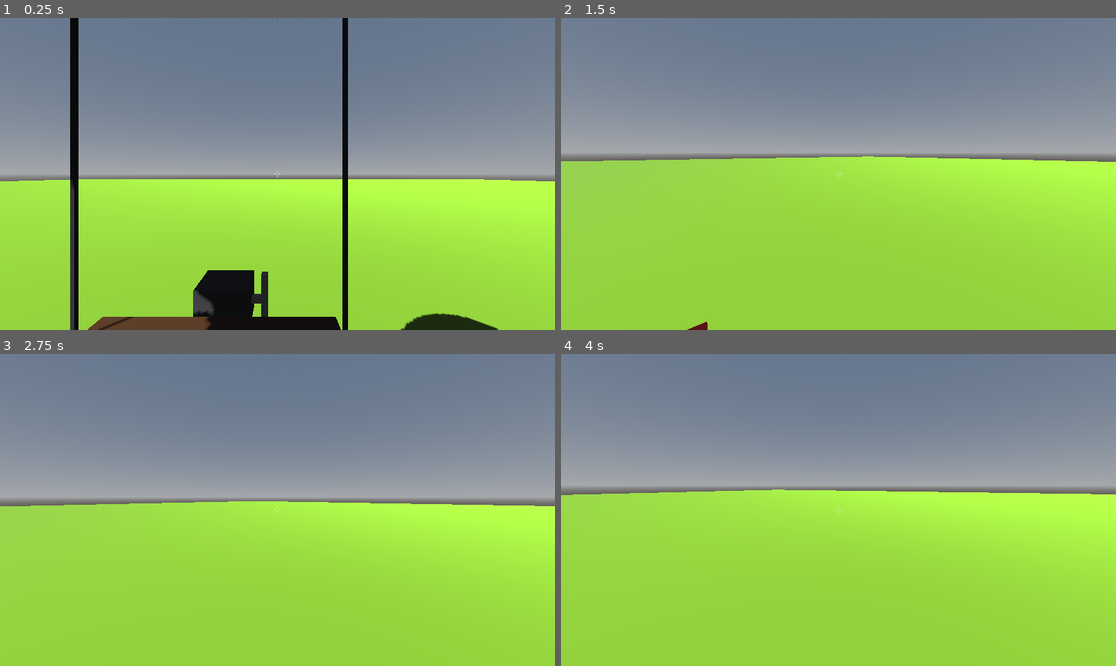
Above: before the commit, frames 1-4 (two rows, left to right).
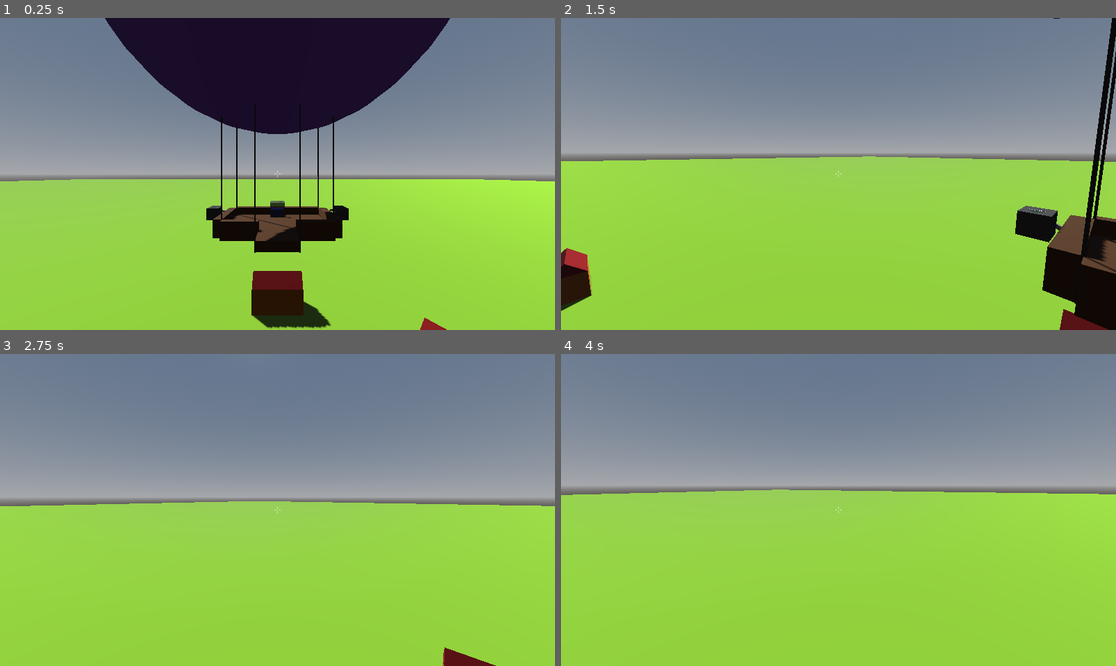
Above: after the commit, the same moments.

Repository: jmdejong/airships
Game: Godot game, scene res://scenes/world.tscn
The game is run twice, just before and just after one commit, with the same random seed, the same clock (stepped at 60 frames per second) and the same inputs.
Inputs (mouse positions are in pixels of both pictures, inside the frame that each line leads up to):
- Up to frame 1 (0.25 s): no input
- Up to frame 2 (1.5 s): move the mouse to (960, 158) at 0.52 s; hold D (right) 0.53-1.28 s; click (960, 158) at 0.6 s; move the mouse to (810, 174) at 1.27 s; hold W (forwards) from 1.28 s (still down); tap Shift (sprint) at 1.35 s
- Up to frame 3 (2.75 s): keep holding W (forwards); move the mouse to (288, 503) at 2.02 s; tap G (toggle_gravity) at 2.1 s
- Up to frame 4 (4 s): keep holding W (forwards); move the mouse to (832, 516) at 2.77 s; click (832, 516) at 2.85 s; tap Enter at 3.5 s; move the mouse to (877, 513) at 3.52 s; hold Shift (sprint) from 3.53 s (still down)

The runs differ from the first frame. In frame 1, 33% of the frame differs, in the area x 0-90%, y 0-100%; in frame 2, 11%; in frame 3, 6.2%; in frame 4, 6.3%.

Commit message:
better physics

Diff:
--- a/code/airship.gd
+++ b/code/airship.gd
@@ -1,24 +1,65 @@
-extends Node3D
+extends RigidBody3D
 
 const BASE_AIR_DENSITY := 1.2
-var velocity := Vector3(0,0,0)
+#var velocity := Vector3(0,0,0)
 var wait_time := 0.0
+var displaced_volume: float
+var center_of_volume: Vector3
+
+func _ready() -> void:
+	for component in $Components.get_children():
+		for c in component.get_children():
+			if c is CollisionShape3D:
+				component.remove_child(c)
+				c.transform = component.transform * c.transform
+				add_child(c)
+	calculate_components()
+
+func calculate_components() -> void:
+	var mass: float = 0
+	var displaced_volume: float = 0
+	var center_of_mass: Vector3 = Vector3(0, 0, 0)
+	var center_of_volume: Vector3 = Vector3(0, 0, 0)
+	for component in $Components.get_children():
+		var m: float = component.mass()
+		var v: float = component.displaced_volume()
+		assert(m > 0)
+		assert(v > 0)
+		mass += m
+		displaced_volume += v
+		var center: Vector3 = (component.transform * component.get_node("CenterOfMass").position)
+		center_of_mass += center * m
+		center_of_volume += center * v
+	center_of_mass /= mass
+	center_of_volume /= displaced_volume
+	self.center_of_volume = center_of_volume
+	self.center_of_mass = center_of_mass
+	self.mass = mass
+	self.displaced_volume = displaced_volume
+	$CenterOfMassMarker.position = center_of_mass
+	$CenterOfVolumeMarker.position = center_of_volume
 
 func _physics_process(delta: float) -> void:
-	var mass: float = 0
-	var displaced_volume: float = 0
-	for component in $Components.get_children():
-		mass += component.mass()
-		displaced_volume += component.displaced_volume()
+	calculate_components()
 	var displaced_air_mass := displaced_volume * air_density()
 	var weight := mass - displaced_air_mass
+	apply_force(-displaced_air_mass * gravity_vec(), to_global(center_of_volume) - global_position)
 	if wait_time < 0:
 		prints(displaced_volume, mass, displaced_air_mass, weight)
 		wait_time = 5.0
 	else:
 		wait_time -= delta
-	velocity.y = -weight / mass
-	position += velocity * delta
+	for component in $Components.get_children():
+		if component.has_method("force"):
+			#prints("force", component.force())
+			apply_force(component.force(), component.get_node("CenterOfMass").global_position - global_position)
+	#velocity.y = -weight /total_mass * 10
+	#position += velocity * delta
+
+func gravity_vec() -> Vector3:
+	var space := get_viewport().find_world_3d().space
+	return PhysicsServer3D.area_get_param(space, PhysicsServer3D.AREA_PARAM_GRAVITY) \
+	 * PhysicsServer3D.area_get_param(space, PhysicsServer3D.AREA_PARAM_GRAVITY_VECTOR)
 
 func air_density() -> float:
 	return BASE_AIR_DENSITY / (1 + 0.1 * position.y)
--- a/code/anim/rotor.gd
+++ b/code/anim/rotor.gd
@@ -1,7 +1,8 @@
 extends Node3D
 
-var rpm: float = 60
-@onready var rot_speed: float = 60 / rpm * PI * 2.0
+var rps: float = 1
+#@onready var rot_speed: float = 1 / rps * PI * 2.0
 
 func _process(delta: float) -> void:
-	$Propellor.rotate_x(delta * rot_speed)
+	if rps > 0:
+		$Propellor.rotate_x(delta * rps * PI * 2.0)
--- a/code/components/ballast.gd
+++ b/code/components/ballast.gd
@@ -1,10 +1,11 @@
-extends StaticBody3D
+extends Node3D
 
 var total_mass: float = 1000
 var filling: float :
 	set(value):
 		filling = value
 		$Water.scale.y = filling
+		%StatusPanel.text = "%4.1f kg\n%3d%%" % [mass(), int(filling * 100)]
 
 var step: float = 0.1
 
@@ -12,7 +13,7 @@
 	filling = 0.5
 
 func mass() -> float:
-	return total_mass * filling
+	return total_mass * filling + 0.1
 
 func displaced_volume() -> float:
 	return 1.0
--- a/code/components/engine.gd
+++ b/code/components/engine.gd
@@ -1,8 +1,29 @@
-extends Node
+extends Node3D
 
+var power: float:
+	set(value):
+		power = value
+		$StatusPanel.text = "%2.0f N" % power
+		$Rotor.rps = power / 500 + 0.05
+var step: float = 200
+var max_power: float = 2000
+
+func _ready() -> void:
+	power = 1000
 
 func mass() -> float:
 	return 100.0
 
 func displaced_volume() -> float:
 	return 0.25
+
+func force() -> Vector3:
+	return (global_position - $Rotor.global_position).normalized() * power
+
+
+func _on_less_pressed() -> void:
+	power = max(power - step, 0)
+
+
+func _on_more_pressed() -> void:
+	power = min(power + step, max_power)
--- a/scenes/Button3d.tscn
+++ b/scenes/Button3d.tscn
@@ -1,3 +1,14 @@
-[gd_scene format=3 uid="uid://4ev7n8xin8g8"]
+[gd_scene load_steps=3 format=3 uid="uid://4ev7n8xin8g8"]
 
-[node name="Button3d" type="Node2D"]
+[ext_resource type="Script" uid="uid://cuiyitoas3wtg" path="res://code/button3d.gd" id="1_1l3cu"]
+
+[sub_resource type="BoxShape3D" id="BoxShape3D_173dd"]
+size = Vector3(0.4, 0.4, 0.4)
+
+[node name="Button3d" type="Area3D"]
+collision_layer = 128
+collision_mask = 0
+script = ExtResource("1_1l3cu")
+
+[node name="CollisionShape3D" type="CollisionShape3D" parent="."]
+shape = SubResource("BoxShape3D_173dd")
--- a/scenes/airship.tscn
+++ b/scenes/airship.tscn
@@ -8,7 +8,15 @@
 [ext_resource type="PackedScene" uid="uid://bnh82toixngca" path="res://scenes/components/cable.tscn" id="5_kamen"]
 [ext_resource type="PackedScene" uid="uid://y3r5symbcup6" path="res://scenes/components/ballast.tscn" id="7_gy0ok"]
 
-[node name="Airship" type="Node3D"]
+[sub_resource type="CylinderMesh" id="CylinderMesh_gy0ok"]
+
+[sub_resource type="PrismMesh" id="PrismMesh_iu160"]
+
+[node name="Airship" type="RigidBody3D"]
+mass = 0.001
+center_of_mass_mode = 1
+linear_damp = 5.0
+angular_damp = 10.0
 script = ExtResource("1_81adk")
 
 [node name="Components" type="Node3D" parent="."]
@@ -64,10 +72,10 @@
 transform = Transform3D(1.31134e-07, 0, -1, 0, 1, 0, 1, 0, 1.31134e-07, 0, 0, 3)
 
 [node name="EngineHor" parent="Components" instance=ExtResource("4_lht5w")]
-transform = Transform3D(1, 0, 0, 0, 1, 0, 0, 0, 1, -1, 1, -4)
+transform = Transform3D(-1, 0, -8.74228e-08, 0, 1, 0, 8.74228e-08, 0, -1, -1, 1, -4)
 
 [node name="EngineHor2" parent="Components" instance=ExtResource("4_lht5w")]
-transform = Transform3D(1, 0, 0, 0, 1, 0, 0, 0, 1, -1, 1, 4)
+transform = Transform3D(-1, 0, -8.74228e-08, 0, 1, 0, 8.74228e-08, 0, -1, -1, 1, 4)
 
 [node name="Cable" parent="Components" instance=ExtResource("5_kamen")]
 transform = Transform3D(1, 0, 0, 0, 1, 0, 0, 0, 1, 3, 0, -1)
@@ -89,3 +97,11 @@
 
 [node name="Ballast" parent="Components" instance=ExtResource("7_gy0ok")]
 transform = Transform3D(-4.37114e-08, 0, 1, 0, 1, 0, -1, 0, -4.37114e-08, -2.5, 0.5, 0)
+
+[node name="CenterOfMassMarker" type="MeshInstance3D" parent="."]
+visible = false
+mesh = SubResource("CylinderMesh_gy0ok")
+
+[node name="CenterOfVolumeMarker" type="MeshInstance3D" parent="."]
+visible = false
+mesh = SubResource("PrismMesh_iu160")
--- a/scenes/components/ballast.tscn
+++ b/scenes/components/ballast.tscn
@@ -1,9 +1,9 @@
-[gd_scene load_steps=14 format=3 uid="uid://y3r5symbcup6"]
+[gd_scene load_steps=13 format=3 uid="uid://y3r5symbcup6"]
 
 [ext_resource type="Script" uid="uid://twbm7s4dogih" path="res://code/components/ballast.gd" id="1_ega2e"]
-[ext_resource type="Script" uid="uid://cuiyitoas3wtg" path="res://code/button3d.gd" id="2_k8sc4"]
 [ext_resource type="Texture2D" uid="uid://carh7wcvr4a6b" path="res://textures/less.png" id="2_ugx7q"]
 [ext_resource type="Texture2D" uid="uid://rsylrmgcr5lb" path="res://textures/more.png" id="3_2skdb"]
+[ext_resource type="PackedScene" uid="uid://4ev7n8xin8g8" path="res://scenes/Button3d.tscn" id="3_rkelu"]
 
 [sub_resource type="BoxShape3D" id="BoxShape3D_xlykn"]
 
@@ -19,11 +19,9 @@
 [sub_resource type="StandardMaterial3D" id="StandardMaterial3D_xlykn"]
 albedo_color = Color(0, 0, 1, 1)
 
-[sub_resource type="BoxShape3D" id="BoxShape3D_ega2e"]
-size = Vector3(0.4, 0.4, 0.4)
-
 [sub_resource type="QuadMesh" id="QuadMesh_ugx7q"]
 size = Vector2(0.25, 0.25)
+center_offset = Vector3(0, 0.01, 0)
 orientation = 1
 
 [sub_resource type="StandardMaterial3D" id="StandardMaterial3D_ugx7q"]
@@ -59,35 +57,37 @@
 skeleton = NodePath("../..")
 surface_material_override/0 = SubResource("StandardMaterial3D_xlykn")
 
-[node name="Less" type="Area3D" parent="."]
-transform = Transform3D(1, 0, 0, 0, 1, 0, 0, 0, 1, -0.25, 1, 0)
-collision_layer = 128
-collision_mask = 0
-script = ExtResource("2_k8sc4")
-description = "decrease  ballast"
-
-[node name="CollisionShape3D" type="CollisionShape3D" parent="Less"]
-shape = SubResource("BoxShape3D_ega2e")
+[node name="Less" parent="." instance=ExtResource("3_rkelu")]
+transform = Transform3D(1, 0, 0, 0, 1, 0, 0, 0, 1, -0.25, 1, 0.125)
+description = "Decrease ballast"
 
 [node name="MeshInstance3D" type="MeshInstance3D" parent="Less"]
 transform = Transform3D(1, 0, 0, 0, 1, 0, 0, 0, 1, 0, 0.01, 0)
 mesh = SubResource("QuadMesh_ugx7q")
+skeleton = NodePath("")
 surface_material_override/0 = SubResource("StandardMaterial3D_ugx7q")
 
-[node name="More" type="Area3D" parent="."]
-transform = Transform3D(1, 0, 0, 0, 1, 0, 0, 0, 1, 0.25, 1, 0)
-collision_layer = 128
-collision_mask = 0
-script = ExtResource("2_k8sc4")
-description = "increase ballast"
-
-[node name="CollisionShape3D" type="CollisionShape3D" parent="More"]
-shape = SubResource("BoxShape3D_ega2e")
+[node name="More" parent="." instance=ExtResource("3_rkelu")]
+transform = Transform3D(1, 0, 0, 0, 1, 0, 0, 0, 1, 0.25, 1, 0.125)
+description = "Increase ballast"
 
 [node name="MeshInstance3D" type="MeshInstance3D" parent="More"]
 transform = Transform3D(1, 0, 0, 0, 1, 0, 0, 0, 1, 0, 0.01, 0)
 mesh = SubResource("QuadMesh_ugx7q")
+skeleton = NodePath("")
 surface_material_override/0 = SubResource("StandardMaterial3D_k8sc4")
+
+[node name="StatusPanel" type="Label3D" parent="."]
+unique_name_in_owner = true
+transform = Transform3D(1, 0, 0, 0, -4.37114e-08, 1, 0, -1, -4.37114e-08, 0, 1, -0.125)
+text = "ballast tank
+%
+"
+font_size = 24
+outline_size = 7
+
+[node name="CenterOfMass" type="Node3D" parent="."]
+transform = Transform3D(1, 0, 0, 0, -4.37114e-08, 1, 0, -1, -4.37114e-08, 0, 0.5, 0)
 
 [connection signal="pressed" from="Less" to="." method="_on_less_pressed"]
 [connection signal="pressed" from="More" to="." method="_on_more_pressed"]
--- a/scenes/components/balloon.tscn
+++ b/scenes/components/balloon.tscn
@@ -25,3 +25,6 @@
 transform = Transform3D(1, 0, 0, 0, 1, 0, 0, 0, 1, 0, 10, 0)
 mesh = SubResource("SphereMesh_3ev3o")
 surface_material_override/0 = SubResource("StandardMaterial3D_3qy7f")
+
+[node name="CenterOfMass" type="Node3D" parent="."]
+transform = Transform3D(1, 0, 0, 0, 1, 0, 0, 0, 1, 0, 10, 0)
--- a/scenes/components/cable.tscn
+++ b/scenes/components/cable.tscn
@@ -22,3 +22,6 @@
 [node name="MeshInstance3D" type="MeshInstance3D" parent="."]
 transform = Transform3D(1, 0, 0, 0, 1, 0, 0, 0, 1, 0, 4, 0)
 mesh = SubResource("BoxMesh_uw4vd")
+
+[node name="CenterOfMass" type="Node3D" parent="."]
+transform = Transform3D(1, 0, 0, 0, 1, 0, 0, 0, 1, 0, 4, 0)
--- a/scenes/components/engine_hor.tscn
+++ b/scenes/components/engine_hor.tscn
@@ -1,23 +1,43 @@
-[gd_scene load_steps=8 format=3 uid="uid://37i3vkcqr8ef"]
+[gd_scene load_steps=14 format=3 uid="uid://37i3vkcqr8ef"]
 
 [ext_resource type="Script" uid="uid://e8guogssdweh" path="res://code/components/engine.gd" id="1_dxaiv"]
 [ext_resource type="Script" uid="uid://w74q5f1ednux" path="res://code/anim/rotor.gd" id="2_dxaiv"]
+[ext_resource type="PackedScene" uid="uid://4ev7n8xin8g8" path="res://scenes/Button3d.tscn" id="3_dn7b6"]
+[ext_resource type="Texture2D" uid="uid://carh7wcvr4a6b" path="res://textures/less.png" id="4_3ouc1"]
+[ext_resource type="Texture2D" uid="uid://rsylrmgcr5lb" path="res://textures/more.png" id="5_lieb6"]
 
 [sub_resource type="BoxShape3D" id="BoxShape3D_dv5nn"]
-size = Vector3(1, 0.75, 0.75)
+size = Vector3(1, 0.7, 0.7)
 
 [sub_resource type="StandardMaterial3D" id="StandardMaterial3D_dxaiv"]
 albedo_color = Color(0.26, 0.26, 0.26, 1)
 
 [sub_resource type="BoxMesh" id="BoxMesh_dn7b6"]
 material = SubResource("StandardMaterial3D_dxaiv")
-size = Vector3(1, 0.75, 0.75)
+size = Vector3(1, 0.7, 0.7)
 
 [sub_resource type="BoxMesh" id="BoxMesh_jt3t8"]
 size = Vector3(0.125, 0.125, 1)
 
 [sub_resource type="BoxMesh" id="BoxMesh_dxaiv"]
 size = Vector3(0.25, 0.125, 0.125)
+
+[sub_resource type="QuadMesh" id="QuadMesh_nhv66"]
+size = Vector2(0.25, 0.25)
+center_offset = Vector3(0, 0.01, 0)
+orientation = 1
+
+[sub_resource type="StandardMaterial3D" id="StandardMaterial3D_a57g1"]
+transparency = 2
+alpha_scissor_threshold = 0.5
+alpha_antialiasing_mode = 0
+albedo_texture = ExtResource("4_3ouc1")
+
+[sub_resource type="StandardMaterial3D" id="StandardMaterial3D_3fxwf"]
+transparency = 2
+alpha_scissor_threshold = 0.5
+alpha_antialiasing_mode = 0
+albedo_texture = ExtResource("5_lieb6")
 
 [node name="EngineHor" type="StaticBody3D"]
 script = ExtResource("1_dxaiv")
@@ -38,3 +58,35 @@
 [node name="Axle" type="MeshInstance3D" parent="Rotor"]
 transform = Transform3D(1, 0, 0, 0, 1, 0, 0, 0, 1, -0.125, 0, 0)
 mesh = SubResource("BoxMesh_dxaiv")
+
+[node name="CenterOfMass" type="Node3D" parent="."]
+
+[node name="Less" parent="." instance=ExtResource("3_dn7b6")]
+transform = Transform3D(1, 0, 0, 0, 1, 0, 0, 0, 1, 0.25, 0.35, 0)
+description = "Decrease power"
+
+[node name="MeshInstance3D" type="MeshInstance3D" parent="Less"]
+transform = Transform3D(-4.37114e-08, 0, 1, 0, 1, 0, -1, 0, -4.37114e-08, 0, 0.00999999, 0)
+mesh = SubResource("QuadMesh_nhv66")
+skeleton = NodePath("")
+surface_material_override/0 = SubResource("StandardMaterial3D_a57g1")
+
+[node name="More" parent="." instance=ExtResource("3_dn7b6")]
+transform = Transform3D(1, 0, 0, 0, 1, 0, 0, 0, 1, -0.25, 0.35, 0)
+description = "Increase power"
+
+[node name="MeshInstance3D" type="MeshInstance3D" parent="More"]
+transform = Transform3D(1, 0, 0, 0, 1, 0, 0, 0, 1, 0, 0.01, 0)
+mesh = SubResource("QuadMesh_nhv66")
+skeleton = NodePath("")
+surface_material_override/0 = SubResource("StandardMaterial3D_3fxwf")
+
+[node name="StatusPanel" type="Label3D" parent="."]
+unique_name_in_owner = true
+transform = Transform3D(-4.37114e-08, -1, -4.37114e-08, 0, -4.37114e-08, 1, -1, 4.37114e-08, 1.91069e-15, 0, 0.36, 0)
+text = "power"
+font_size = 24
+outline_size = 7
+
+[connection signal="pressed" from="Less" to="." method="_on_less_pressed"]
+[connection signal="pressed" from="More" to="." method="_on_more_pressed"]
--- a/scenes/components/floor_panel.tscn
+++ b/scenes/components/floor_panel.tscn
@@ -20,3 +20,6 @@
 transform = Transform3D(1, 0, 0, 0, 1, 0, 0, 0, 1, 0, 0.25, 0)
 mesh = SubResource("BoxMesh_g6i7b")
 surface_material_override/0 = ExtResource("1_kj4qi")
+
+[node name="CenterOfMass" type="Node3D" parent="."]
+transform = Transform3D(1, 0, 0, 0, 1, 0, 0, 0, 1, 0, 0.25, 0)
--- a/scenes/components/wall_panel.tscn
+++ b/scenes/components/wall_panel.tscn
@@ -20,3 +20,6 @@
 transform = Transform3D(1, 0, 0, 0, 1, 0, 0, 0, 1, 0.25, 0.5, 0)
 mesh = SubResource("BoxMesh_0v37d")
 surface_material_override/0 = ExtResource("1_dlnkc")
+
+[node name="CenterOfMass" type="Node3D" parent="."]
+transform = Transform3D(1, 0, 0, 0, 1, 0, 0, 0, 1, 0.25, 0.5, 0)
--- a/scenes/world.tscn
+++ b/scenes/world.tscn
@@ -59,7 +59,7 @@
 shadow_enabled = true
 
 [node name="Player" parent="." instance=ExtResource("2_rwgxs")]
-transform = Transform3D(1, 0, 0, 0, 1, 0, 0, 0, 1, 0, 26, 0)
+transform = Transform3D(-4.37114e-08, 0, 1, 0, 1, 0, -1, 0, -4.37114e-08, 12, 26, 0)
 
 [node name="Airship" parent="." instance=ExtResource("3_4wyf3")]
 transform = Transform3D(1, 0, 0, 0, 1, 0, 0, 0, 1, 0, 24, 0)
Not shown, added: export_presets.cfg
Not shown: 1 places in scenes/airship.tscn that only renumber resources
Not shown, added: .github/workflows/godot_export.yml
Not shown, added: exports/linux/.gitignore
Not shown, added: exports/macos/.gitignore
Not shown, added: exports/web/.gitignore
Not shown, added: exports/windows/.gitignore
